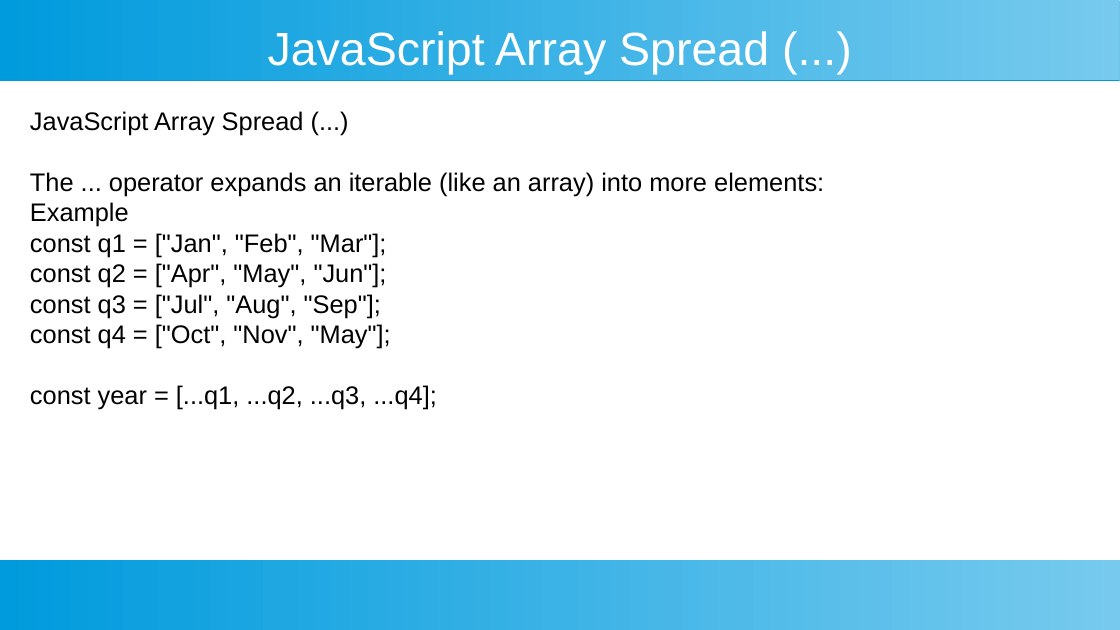
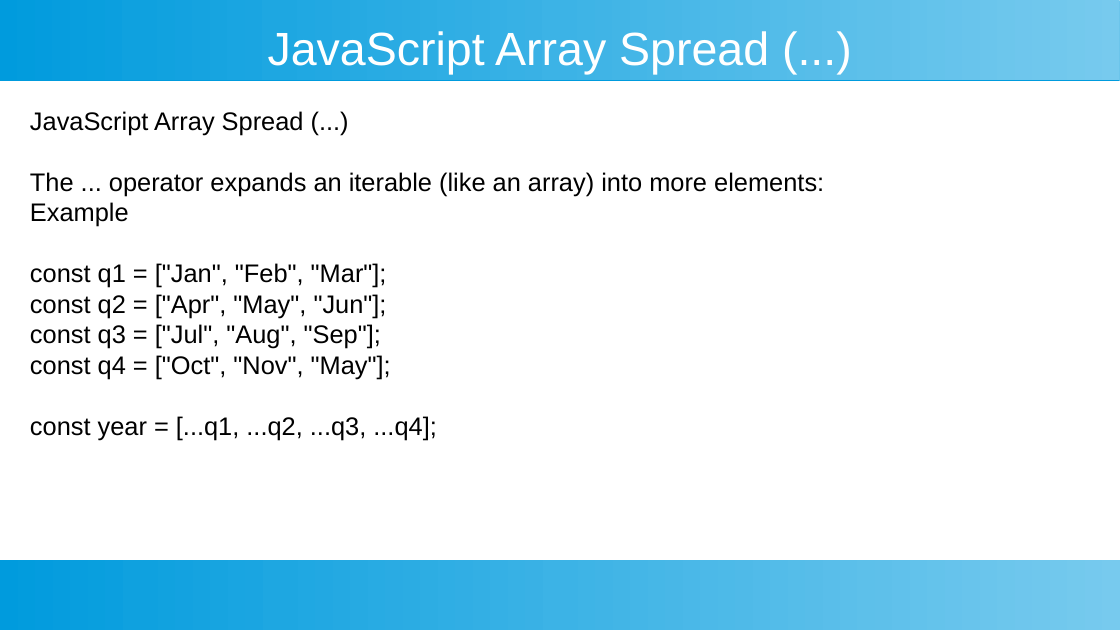
Before and after one commit to ashishjain1547/public_lessons_in_javascript, a slide deck: slide 30 of 7_Arrays in Detail/4 - array iteration.odp (slide 20 before the commit). Drawn at 1120x630 pixels with LibreOffice and Linux fonts; fonts in the diff are those of the drawing. Boxes give left, top, right and bottom in pixels: in the first picture for what was removed or moved away, otherwise in the second. Text is boxed around its words. In the diff, an @@ line names an element or a change of style, - is before the commit and + after.

```diff
--- a/7_Arrays in Detail/4 - array iteration.odp
+++ b/7_Arrays in Detail/4 - array iteration.odp
@@ text "JavaScript Array Spread (...)" rewrapped from (30, 111, 824, 410) to (30, 111, 824, 440) @@
```
Also in this commit, not shown: 9 other slides changed, 10 slides added, 6 other files.
